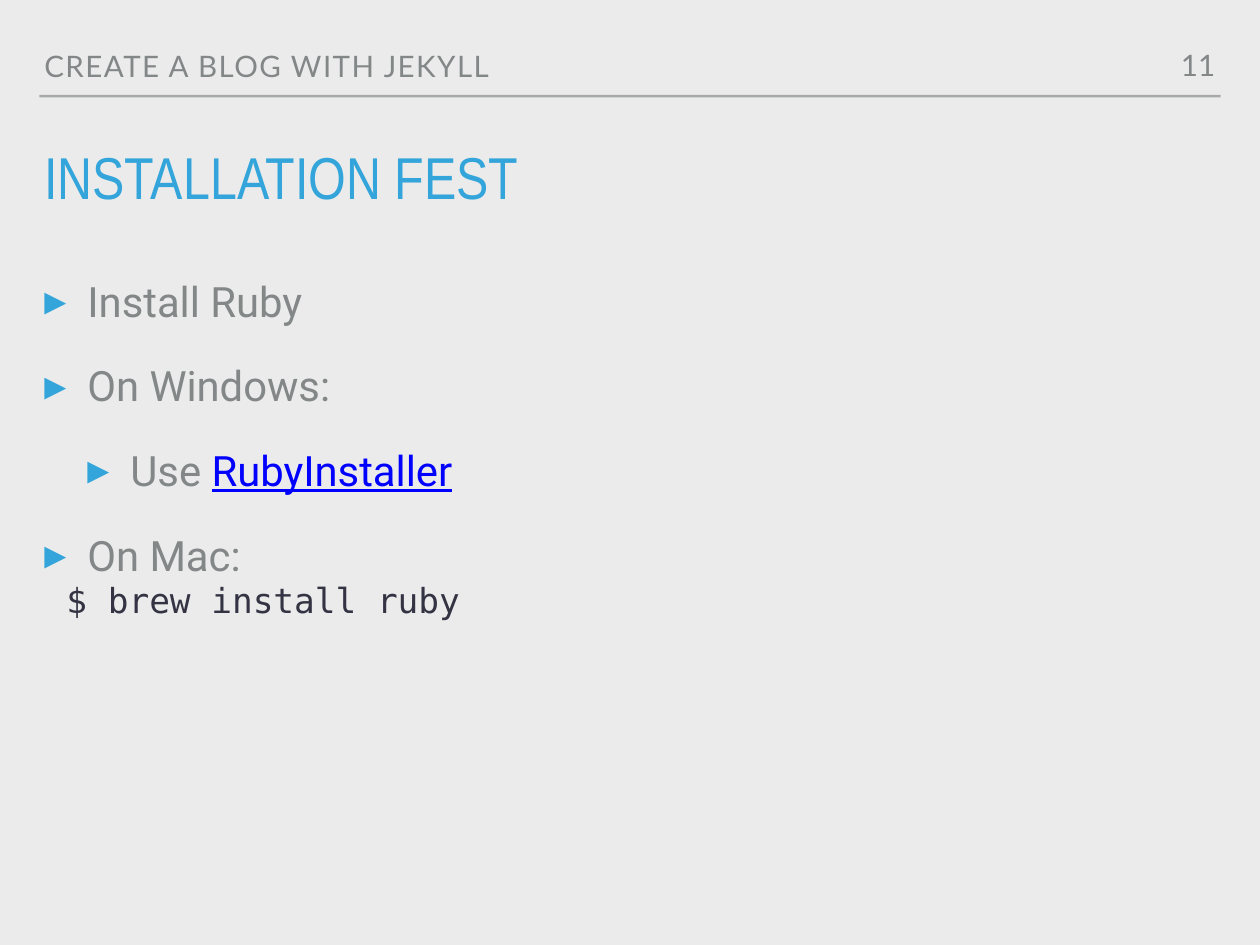
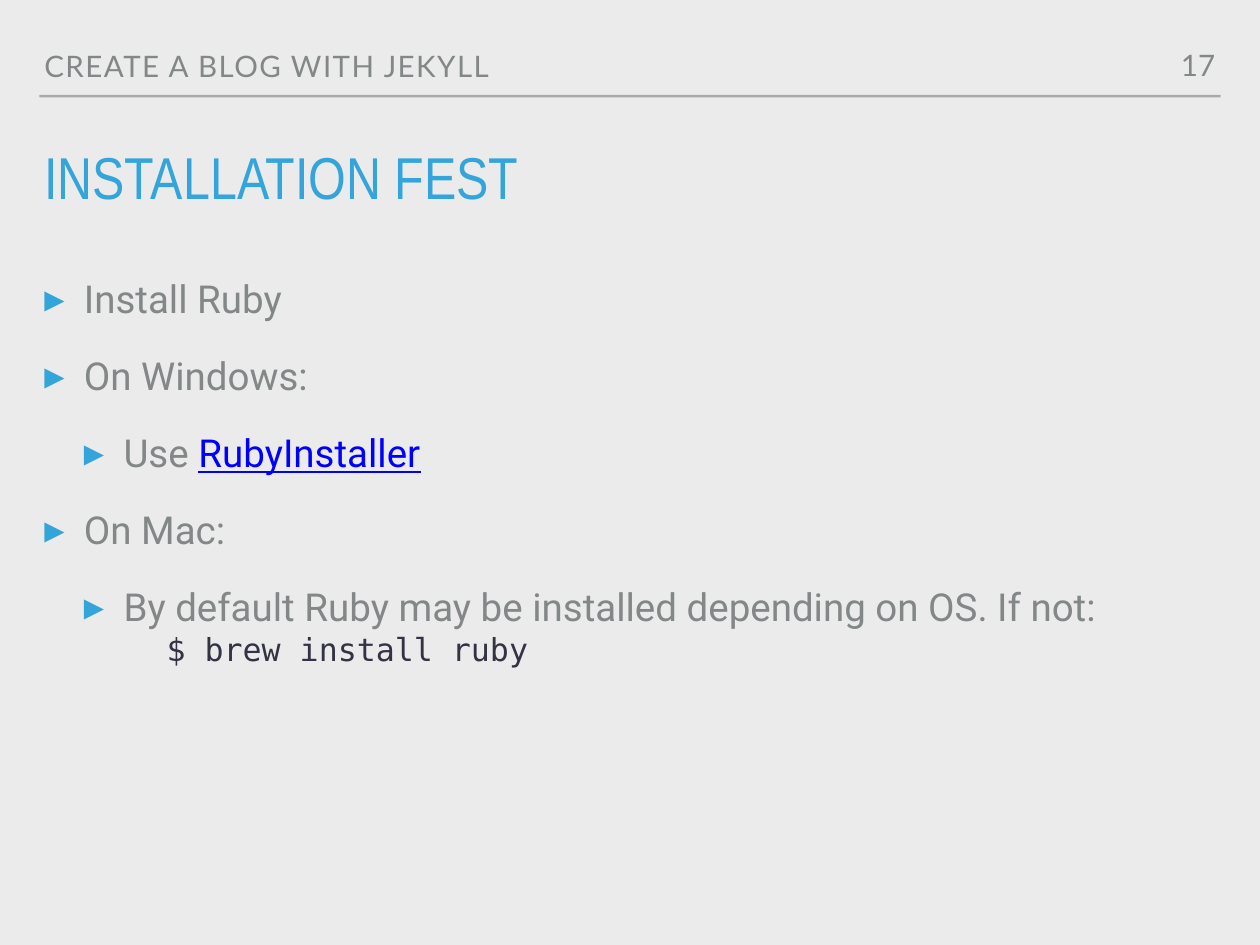
Before and after one commit to M0nica/codeland-workshop, a slide deck: slide 17 of codeland2018.pptx (slide 11 before the commit). Drawn at 1260x945 pixels with LibreOffice and Linux fonts; fonts in the diff are those of the drawing. Boxes give left, top, right and bottom in pixels: in the first picture for what was removed or moved away, otherwise in the second. Text is boxed around its words. In the diff, an @@ line names an element or a change of style, - is before the commit and + after.

```diff
--- a/codeland2018.pptx
+++ b/codeland2018.pptx
@@ page number at [1181,55,1215,76]: text changed @@
-11
+17
@@ text at [84,284,528,668]: size 34 to 31.3 pt in "Install Ruby", "On Windows:", "Use RubyInstaller", "On Mac:"; size 28 to 25.8 pt in "$ brew install ruby"; indent changed; less space between paragraphs; list level 2 to 7 in "$ brew install ruby" @@
@@ text at [124,592,1096,629]: paragraph added @@
+  ▸ By default Ruby may be installed depending on OS. If not:
```
Also in this commit, not shown: 8 other slides changed, 42 slides added, 11 other files.
